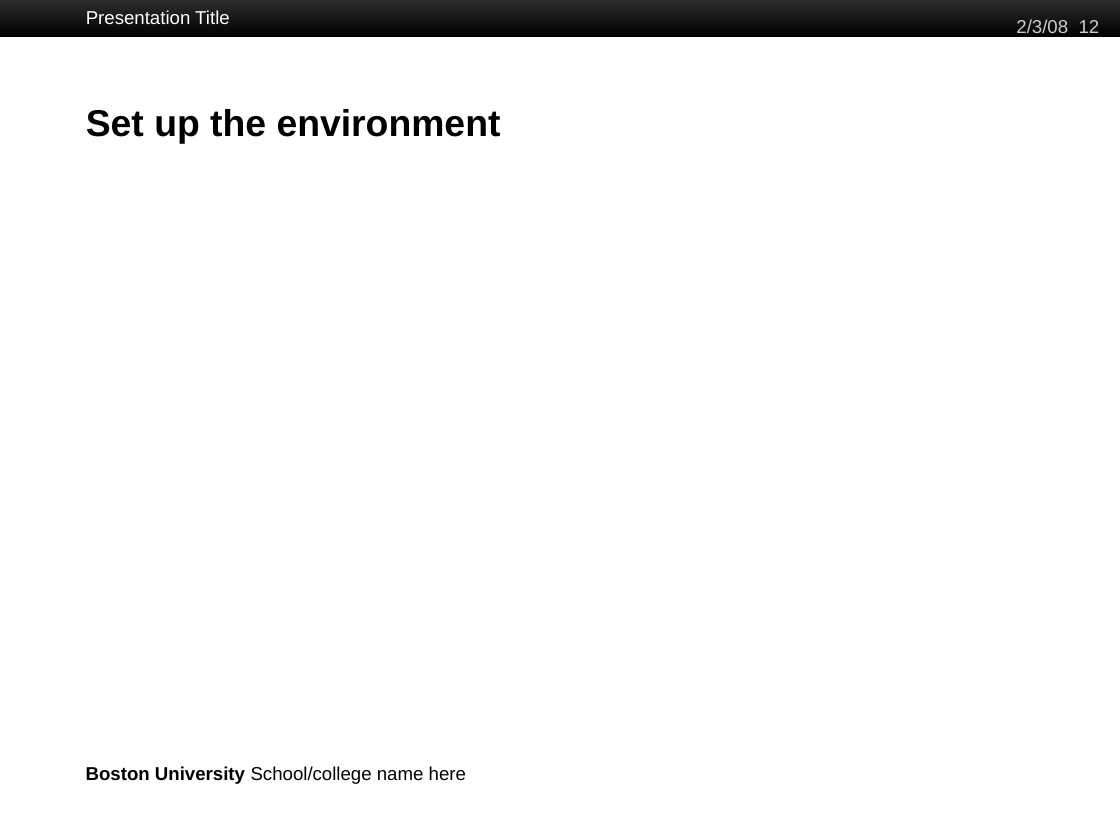
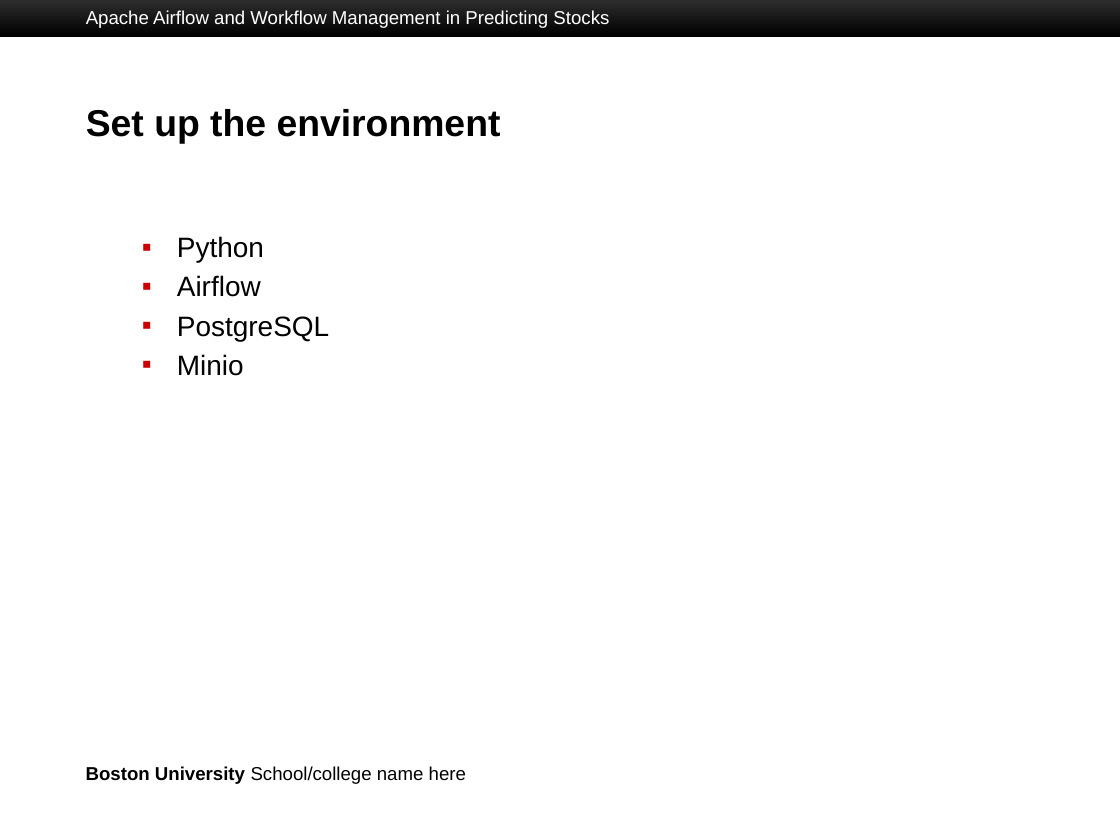
Before and after one commit to Stanford997/CS777-Term-Paper, a slide deck: slide 13 of documents/METCS777-Term-Paper--Nguyen-Cao.pptx (slide 12 before the commit). Drawn at 1120x840 pixels with LibreOffice and Linux fonts; fonts in the diff are those of the drawing; background and template pictures are left out. Boxes give left, top, right and bottom in pixels: in the first picture for what was removed or moved away, otherwise in the second. Text is boxed around its words. In the diff, an @@ line names an element or a change of style, - is before the commit and + after.

Commit message:
Update PPT

```diff
--- a/documents/METCS777-Term-Paper--Nguyen-Cao.pptx
+++ b/documents/METCS777-Term-Paper--Nguyen-Cao.pptx
@@ text at [86,10,609,28]: text changed @@
-Presentation Title
+Apache Airflow and Workflow Management in Predicting Stocks
@@ text removed at [1016,19,1100,38] @@
-2/3/08 12
@@ text added at [177,236,329,376], 18 pt, text #000000 @@
+  ▪ Python
+  ▪ Airflow
+  ▪ PostgreSQL
+  ▪ Minio
```
Also in this commit, not shown: 10 other slides changed, 2 slides added, 2 slides removed, 1 other file.
